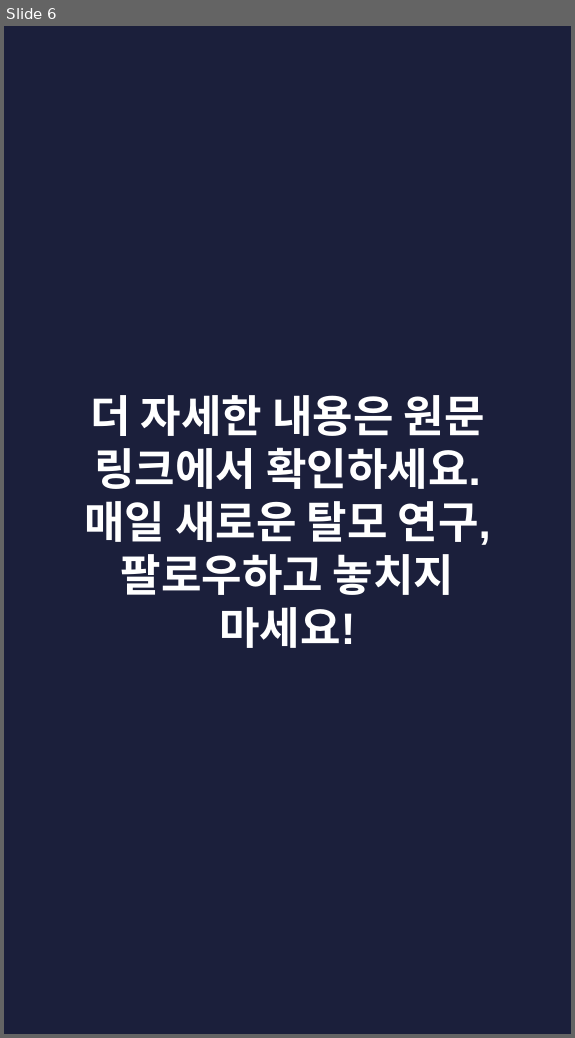
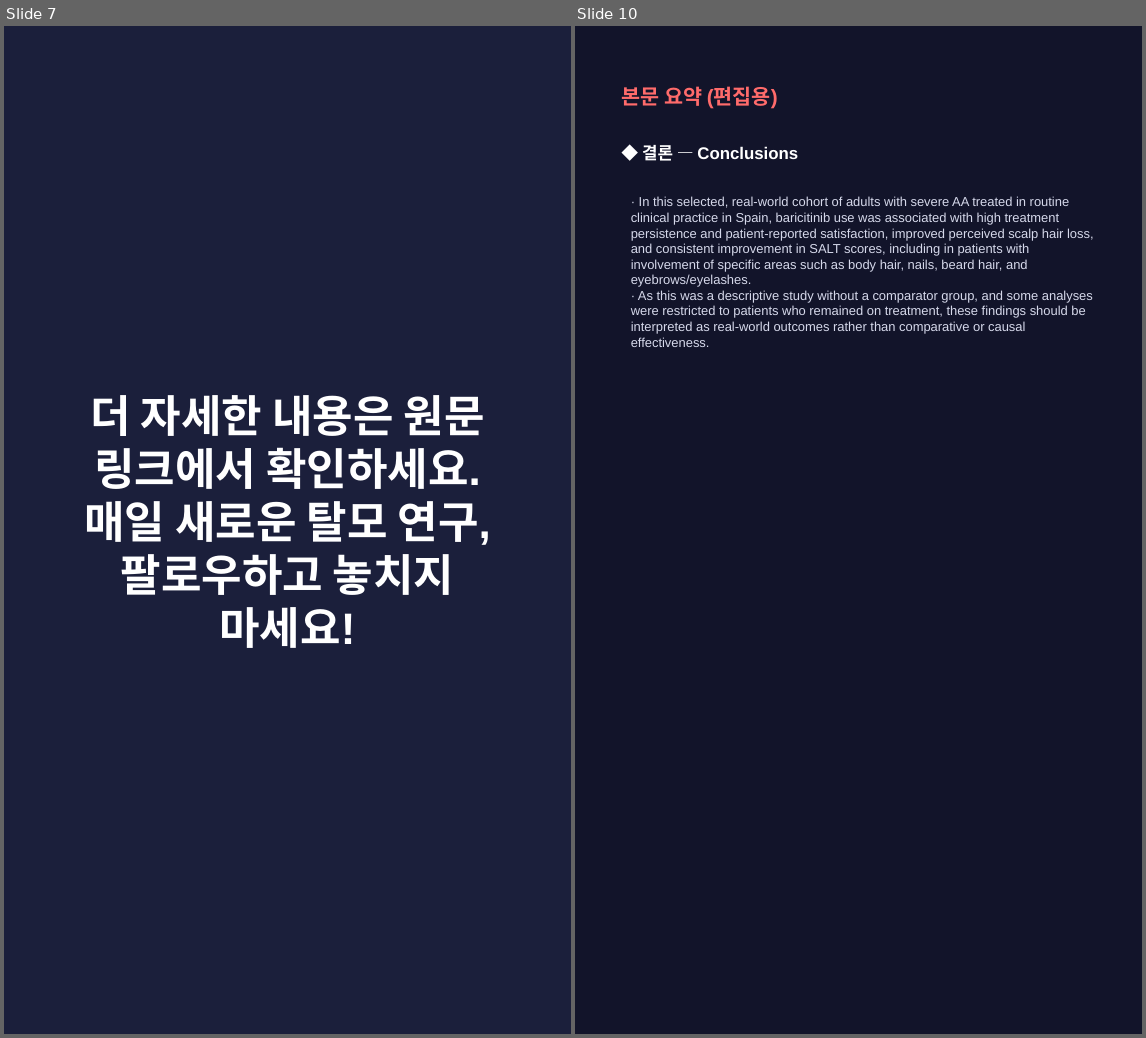
Before and after one commit to hyokang2010-BJ-ANTH/product-builder-test, a slide deck: pwa/data/latest/slides.pptx. Shown side by side, each under a label of ours: slide 6 before the commit, slides 7 and 10 after it; the slides between them are not shown. The pictures are 575x1038 and 1146x1038 pixels, drawn with LibreOffice and Linux fonts; fonts in the diff are those of the drawing. Boxes give left, top, right and bottom in pixels: in the first picture for what was removed or moved away, otherwise in the second. Text is boxed around its words. In the diff, an @@ line names an element or a change of style, - is before the commit and + after.

```diff
--- a/pwa/data/latest/slides.pptx
+++ b/pwa/data/latest/slides.pptx
@@ slide 10 added at box(575, 26, 1142, 1034), background #12142A @@
@@ text added at box(621, 86, 778, 109), 16 pt, text #FF6B6B, bold @@
+본문 요약 (편집용)
@@ text added at box(642, 145, 798, 161), 13 pt, text #FFFFFF, bold @@
+◆ 결론 — Conclusions
@@ text added at box(631, 196, 1094, 347), 10 pt, text #D5D8EA @@
+· In this selected, real-world cohort of adults with severe AA treated in routine clinical practice in Spain, baricitinib use was associated with high treatment persistence and patient-reported satisfaction, improved perceived scalp hair loss, and consistent improvement in SALT scores, including in patients with involvement of specific areas such as body hair, nails, beard hair, and eyebrows/eyelashes.
+· As this was a descriptive study without a comparator group, and some analyses were restricted to patients who remained on treatment, these findings should be interpreted as real-world outcomes rather than comparative or causal effectiveness.
@@ what was slide 6 is now slide 7 @@
```
Also in this commit, not shown: 2 slides changed, 6 other slides added, 5 slides removed, 28 other files.
